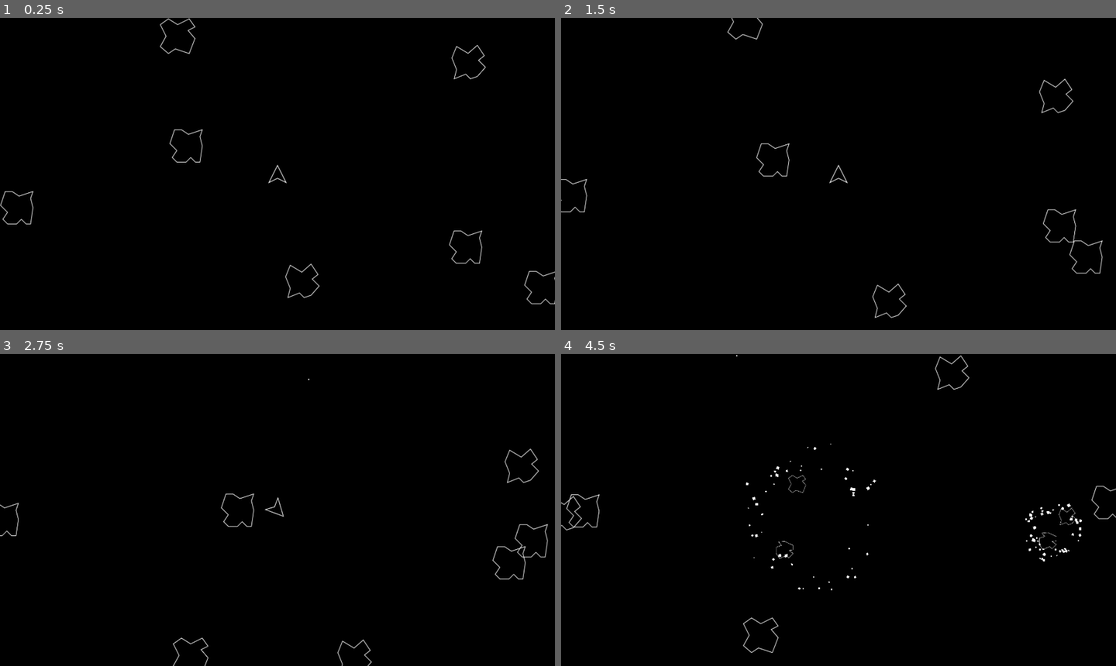
Above: before the commit, frames 1-4 (two rows, left to right).
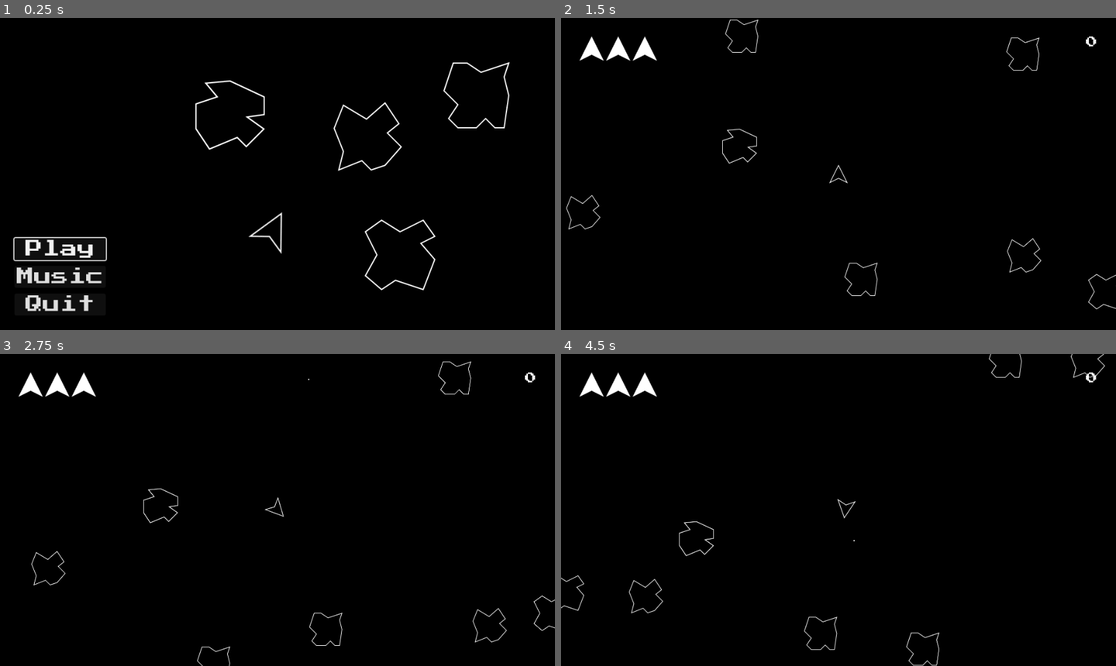
Above: after the commit, the same moments.

Repository: deoshreyas/Asteroid-Shooter
Game: Godot game, scene res://Scenes/main_menu.tscn
Same seed, same stepped clock (60 frames per second), same inputs: the game is played once before the commit and once after it. Before the commit the project starts from res://Scenes/world.tscn.
Inputs (mouse positions are in pixels of both pictures, inside the frame that each line leads up to):
- Up to frame 1 (0.25 s): no input
- Up to frame 2 (1.5 s): click (622, 276) at 0.5 s, where only the run after the commit has a clickable "Music"; click (622, 248) at 1.25 s, where only the run after the commit has a clickable "Play"
- Up to frame 3 (2.75 s): hold Right (go_right) from 2.03 s (still down); tap Space (shoot) at 2.1 s
- Up to frame 4 (4.5 s): release Right (go_right) at 2.78 s; hold Left (go_left) 2.78-3.53 s; tap Up (move) at 2.85 s; tap Space (shoot) at 3.05, 3.6, 4.35 s; hold Right (go_right) from 3.53 s (still down)

The runs differ from the first frame. In frame 1, 3.3% of the frame differs, in the area x 0-100%, y 0-94%; in frame 2, 1.7%; in frame 3, 1.7%; in frame 4, 2.0%.

Commit message:
Finish project, Finish SFX, Fix bugs related to UFO, Add Main Menu

Diff:
--- /dev/null
+++ b/Scenes/bgmusic.tscn
@@ -0,0 +1,9 @@
+[gd_scene load_steps=3 format=3 uid="uid://cqwlaiooafey1"]
+
+[ext_resource type="AudioStream" uid="uid://cc7452f3jnrrr" path="res://Assets/SFX/music.mp3" id="1_mtw2d"]
+[ext_resource type="Script" path="res://Scripts/Bgmusic.gd" id="2_63veb"]
+
+[node name="Bgmusic" type="AudioStreamPlayer2D"]
+stream = ExtResource("1_mtw2d")
+autoplay = true
+script = ExtResource("2_63veb")
--- a/Scenes/bullet.tscn
+++ b/Scenes/bullet.tscn
@@ -19,4 +19,5 @@
 
 [node name="VisibleOnScreenNotifier2D" type="VisibleOnScreenNotifier2D" parent="."]
 
+[connection signal="body_entered" from="." to="." method="_on_body_entered"]
 [connection signal="screen_exited" from="VisibleOnScreenNotifier2D" to="." method="_on_visible_on_screen_notifier_2d_screen_exited"]
--- /dev/null
+++ b/Scenes/main_menu.tscn
@@ -0,0 +1,76 @@
+[gd_scene load_steps=9 format=3 uid="uid://s3xpcm3xm6ik"]
+
+[ext_resource type="Script" path="res://Scripts/main_menu.gd" id="1_i62xm"]
+[ext_resource type="FontFile" uid="uid://cnxpdlmys4cvg" path="res://Assets/Fonts/PressStart2P-Regular.ttf" id="2_pe86n"]
+[ext_resource type="Texture2D" uid="uid://d3l4vfso32mgy" path="res://Assets/Sprites/astro2.png" id="3_vv3ts"]
+[ext_resource type="Texture2D" uid="uid://cwi1xeblcxue0" path="res://Assets/Sprites/astro1.png" id="4_jq72x"]
+[ext_resource type="Texture2D" uid="uid://de7i0d68p0clh" path="res://Assets/Sprites/astro3.png" id="5_pqi27"]
+[ext_resource type="Texture2D" uid="uid://0lmhoonw6ei7" path="res://Assets/Sprites/astro4.png" id="6_kjaww"]
+[ext_resource type="Texture2D" uid="uid://dxrnab177077r" path="res://Assets/Sprites/player.png" id="7_bla1p"]
+
+[sub_resource type="Theme" id="Theme_hv0jb"]
+default_font = ExtResource("2_pe86n")
+default_font_size = 30
+
+[node name="MainMenu" type="Control"]
+layout_mode = 3
+anchors_preset = 15
+anchor_right = 1.0
+anchor_bottom = 1.0
+grow_horizontal = 2
+grow_vertical = 2
+script = ExtResource("1_i62xm")
+
+[node name="VBoxContainer" type="VBoxContainer" parent="."]
+layout_mode = 1
+anchors_preset = 2
+anchor_top = 1.0
+anchor_bottom = 1.0
+offset_left = 25.0
+offset_top = -159.0
+offset_right = 183.0
+offset_bottom = -25.0
+grow_vertical = 0
+theme = SubResource("Theme_hv0jb")
+theme_override_constants/separation = 10
+
+[node name="Play" type="Button" parent="VBoxContainer"]
+layout_mode = 2
+focus_neighbor_top = NodePath("../Quit")
+focus_neighbor_bottom = NodePath("../Music")
+text = "Play"
+
+[node name="Music" type="Button" parent="VBoxContainer"]
+layout_mode = 2
+text = "Music"
+
+[node name="Quit" type="Button" parent="VBoxContainer"]
+layout_mode = 2
+focus_neighbor_top = NodePath("../Music")
+focus_neighbor_bottom = NodePath("../Play")
+text = "Quit"
+
+[node name="Astro2" type="Sprite2D" parent="."]
+position = Vector2(634, 207)
+texture = ExtResource("3_vv3ts")
+
+[node name="Astro1" type="Sprite2D" parent="."]
+position = Vector2(398, 168)
+texture = ExtResource("4_jq72x")
+
+[node name="Astro3" type="Sprite2D" parent="."]
+position = Vector2(692, 410)
+texture = ExtResource("5_pqi27")
+
+[node name="Astro4" type="Sprite2D" parent="."]
+position = Vector2(824, 134)
+texture = ExtResource("6_kjaww")
+
+[node name="Player" type="Sprite2D" parent="."]
+position = Vector2(473, 365)
+rotation = 0.476475
+texture = ExtResource("7_bla1p")
+
+[connection signal="pressed" from="VBoxContainer/Play" to="." method="_on_play_pressed"]
+[connection signal="pressed" from="VBoxContainer/Music" to="." method="_on_music_pressed"]
+[connection signal="pressed" from="VBoxContainer/Quit" to="." method="_on_quit_pressed"]
--- a/Scenes/player_ship.tscn
+++ b/Scenes/player_ship.tscn
@@ -6,6 +6,21 @@
 [ext_resource type="PackedScene" uid="uid://cb5sx3c2k62et" path="res://Scenes/bullet.tscn" id="4_h4j0e"]
 [ext_resource type="Texture2D" uid="uid://cp3akjgjnex2u" path="res://Assets/Sprites/throttle.png" id="5_tno82"]
 [ext_resource type="AudioStream" uid="uid://crgxayio8mh7w" path="res://Assets/SFX/player.ogg" id="6_5gi37"]
+
+[sub_resource type="Animation" id="Animation_d2bls"]
+length = 0.001
+tracks/0/type = "value"
+tracks/0/imported = false
+tracks/0/enabled = true
+tracks/0/path = NodePath("EngineSprite:visible")
+tracks/0/interp = 1
+tracks/0/loop_wrap = true
+tracks/0/keys = {
+"times": PackedFloat32Array(0),
+"transitions": PackedFloat32Array(1),
+"update": 1,
+"values": [false]
+}
 
 [sub_resource type="Animation" id="Animation_ryqxs"]
 resource_name = "engine_on"
@@ -21,21 +36,6 @@
 "transitions": PackedFloat32Array(1, 1),
 "update": 1,
 "values": [true, false]
-}
-
-[sub_resource type="Animation" id="Animation_d2bls"]
-length = 0.001
-tracks/0/type = "value"
-tracks/0/imported = false
-tracks/0/enabled = true
-tracks/0/path = NodePath("EngineSprite:visible")
-tracks/0/interp = 1
-tracks/0/loop_wrap = true
-tracks/0/keys = {
-"times": PackedFloat32Array(0),
-"transitions": PackedFloat32Array(1),
-"update": 1,
-"values": [false]
 }
 
 [sub_resource type="AnimationLibrary" id="AnimationLibrary_pitlu"]
--- a/Scenes/ui_layer.tscn
+++ b/Scenes/ui_layer.tscn
@@ -1,10 +1,17 @@
-[gd_scene format=3 uid="uid://du6i80a8pitl6"]
+[gd_scene load_steps=3 format=3 uid="uid://du6i80a8pitl6"]
+
+[ext_resource type="Script" path="res://Scripts/ui.gd" id="1_prhxi"]
+[ext_resource type="FontFile" uid="uid://cnxpdlmys4cvg" path="res://Assets/Fonts/PressStart2P-Regular.ttf" id="2_sxu2q"]
 
 [node name="UILayer" type="CanvasLayer"]
+script = ExtResource("1_prhxi")
 
 [node name="MarginContainer" type="MarginContainer" parent="."]
-offset_right = 40.0
-offset_bottom = 40.0
+anchors_preset = 15
+anchor_right = 1.0
+anchor_bottom = 1.0
+grow_horizontal = 2
+grow_vertical = 2
 theme_override_constants/margin_left = 32
 theme_override_constants/margin_top = 32
 theme_override_constants/margin_right = 32
@@ -12,26 +19,54 @@
 
 [node name="LivesContaier" type="HBoxContainer" parent="MarginContainer"]
 layout_mode = 2
+size_flags_horizontal = 0
+size_flags_vertical = 0
 
-[node name="ScooreContainer" type="HBoxContainer" parent="MarginContainer"]
+[node name="ScoreContainer" type="HBoxContainer" parent="MarginContainer"]
 layout_mode = 2
+size_flags_horizontal = 8
 
-[node name="Label" type="Label" parent="MarginContainer/ScooreContainer"]
+[node name="Score" type="Label" parent="MarginContainer/ScoreContainer"]
 layout_mode = 2
+size_flags_vertical = 0
+theme_override_fonts/font = ExtResource("2_sxu2q")
+theme_override_font_sizes/font_size = 20
+text = "0"
 
 [node name="MarginContainer2" type="MarginContainer" parent="."]
-offset_right = 65.0
-offset_bottom = 87.0
+anchors_preset = 14
+anchor_top = 0.5
+anchor_right = 1.0
+anchor_bottom = 0.5
+offset_top = -32.0
+offset_bottom = 32.0
+grow_horizontal = 2
+grow_vertical = 2
 theme_override_constants/margin_left = 32
 theme_override_constants/margin_top = 32
 theme_override_constants/margin_right = 32
 theme_override_constants/margin_bottom = 32
 
-[node name="LivesContaier" type="HBoxContainer" parent="MarginContainer2"]
+[node name="VBoxContainer" type="VBoxContainer" parent="MarginContainer2"]
 layout_mode = 2
+theme_override_constants/separation = 25
 
-[node name="ScooreContainer" type="HBoxContainer" parent="MarginContainer2"]
+[node name="GameOverLabel" type="Label" parent="MarginContainer2/VBoxContainer"]
+visible = false
 layout_mode = 2
+size_flags_horizontal = 3
+size_flags_vertical = 1
+theme_override_fonts/font = ExtResource("2_sxu2q")
+theme_override_font_sizes/font_size = 50
+text = "Game Over!"
+horizontal_alignment = 1
 
-[node name="Label" type="Label" parent="MarginContainer2/ScooreContainer"]
+[node name="PlayTime" type="Label" parent="MarginContainer2/VBoxContainer"]
+visible = false
 layout_mode = 2
+size_flags_horizontal = 3
+size_flags_vertical = 1
+theme_override_fonts/font = ExtResource("2_sxu2q")
+theme_override_font_sizes/font_size = 25
+text = "Playtime: 0.0"
+horizontal_alignment = 1
--- a/Scenes/world.tscn
+++ b/Scenes/world.tscn
@@ -1,9 +1,10 @@
-[gd_scene load_steps=5 format=3 uid="uid://cubdsau7gep4q"]
+[gd_scene load_steps=6 format=3 uid="uid://cubdsau7gep4q"]
 
 [ext_resource type="PackedScene" uid="uid://d171ojesuwkt" path="res://Scenes/player_ship.tscn" id="1_21phs"]
 [ext_resource type="PackedScene" uid="uid://cxwiweku2uv23" path="res://Scenes/asteroid_spawner.tscn" id="2_f38y7"]
 [ext_resource type="PackedScene" uid="uid://1iunr85mqman" path="res://Scenes/ufo_spawner.tscn" id="3_fx1l4"]
 [ext_resource type="Script" path="res://Scripts/LivesManager.gd" id="4_gadmw"]
+[ext_resource type="PackedScene" uid="uid://du6i80a8pitl6" path="res://Scenes/ui_layer.tscn" id="5_0dacn"]
 
 [node name="World" type="Node"]
 
@@ -18,3 +19,9 @@
 
 [node name="LivesManager" type="Node" parent="."]
 script = ExtResource("4_gadmw")
+
+[node name="UILayer" parent="." instance=ExtResource("5_0dacn")]
+
+[connection signal="game_won" from="AsteroidSpawner" to="UILayer" method="_on_asteroid_spawner_game_won"]
+[connection signal="update_points" from="AsteroidSpawner" to="UILayer" method="_on_asteroid_spawner_update_points"]
+[connection signal="player_death" from="LivesManager" to="UILayer" method="_on_lives_manager_player_death"]
--- a/Scripts/AsteroidSpawner.gd
+++ b/Scripts/AsteroidSpawner.gd
@@ -1,13 +1,23 @@
 extends Node
 class_name AsteroidSpawner
 
+signal update_points(points: int)
+signal game_won
+
 @export var asteroid_scene : PackedScene
 
+@export var base_asteroid_points = 50
+
 @export var count = 7
+
+var points = 0
+var total_asteroids_count = 0
+var destroyed_asteroids_count = 0
 
 const utils = preload("res://Scripts/utilities.gd")
 
 func _ready():
+	total_asteroids_count = count * 7
 	for i in range(count):
 		var spawn_position = get_random_position()
 		instantiate_asteroid(utils.size.BIG, spawn_position)
@@ -42,6 +52,13 @@
 	asteroid.on_asteroid_destroyed.connect(asteroid_destroyed)
 
 func asteroid_destroyed(size: utils.size, position: Vector2):
+	points += base_asteroid_points * (size + 1)
+	update_points.emit(points)
+	destroyed_asteroids_count += 1
+
+	if destroyed_asteroids_count==total_asteroids_count:
+		game_won.emit()
+
 	if size <= 2:
 		for i in range(2):
 			instantiate_asteroid(size, position)
--- /dev/null
+++ b/Scripts/Bgmusic.gd
@@ -0,0 +1,4 @@
+extends AudioStreamPlayer2D
+
+func _ready():
+	play()
--- a/Scripts/Muzzle.gd
+++ b/Scripts/Muzzle.gd
@@ -11,3 +11,4 @@
 		bullet_shot.direction = Vector2(0, 1).rotated(get_parent().rotation)
 		bullet_shot.position = global_position
 		shoot_audio.play()
+		bullet_shot.add_to_group("PlayerBullet")
--- a/Scripts/asteroid.gd
+++ b/Scripts/asteroid.gd
@@ -74,6 +74,6 @@
 	on_asteroid_destroyed.emit(new_asteroid_size, global_position)
 
 func _on_area_entered(area):
-	if area is Bullet:
+	if area is Bullet and area.is_in_group("PlayerBullet"):
 		area.queue_free()
 		destroy_self()
--- a/Scripts/bullet.gd
+++ b/Scripts/bullet.gd
@@ -10,3 +10,9 @@
 
 func _on_visible_on_screen_notifier_2d_screen_exited():
 	queue_free()
+
+func _on_body_entered(body):
+	if body is PlayerShip and self.is_in_group("UFOBullet") and !(body as PlayerShip).isImmune:
+		(body as PlayerShip).player_died.emit()
+		body.queue_free()
+		queue_free()
--- /dev/null
+++ b/Scripts/main_menu.gd
@@ -0,0 +1,20 @@
+extends Control
+
+var muted = false
+
+func _ready():
+	$VBoxContainer/Play.grab_focus()
+
+func _on_play_pressed():
+	get_tree().change_scene_to_file("res://Scenes/world.tscn")
+
+func _on_music_pressed():
+	if muted:
+		AudioServer.set_bus_mute(AudioServer.get_bus_index("Master"), false)
+		muted = false
+	else:
+		AudioServer.set_bus_mute(AudioServer.get_bus_index("Master"), true)
+		muted = true
+
+func _on_quit_pressed():
+	get_tree().quit()
--- a/Scripts/ufo.gd
+++ b/Scripts/ufo.gd
@@ -26,6 +26,7 @@
 	get_tree().root.add_child(bullet)
 	bullet.position = global_position
 	bullet.direction = get_random_dir()
+	bullet.add_to_group("UFOBullet")
 
 func get_random_dir():
 	var node_y = get_global_transform().origin.y
--- /dev/null
+++ b/Scripts/ui.gd
@@ -0,0 +1,45 @@
+extends CanvasLayer
+
+var life_texture = preload("res://Assets/Sprites/lives.png")
+var death_texture = preload("res://Assets/Sprites/player.png")
+
+@onready var LivesContainer = $MarginContainer/LivesContaier
+@onready var LivesManager = get_parent().get_child(4)
+@onready var GameOverLabel = $MarginContainer2/VBoxContainer/GameOverLabel
+@onready var PlaytimeLabel = $MarginContainer2/VBoxContainer/PlayTime
+@onready var ScoreLabel = $MarginContainer/ScoreContainer/Score
+var playtime = 0
+
+func _process(delta):
+	playtime += delta
+
+func _ready():
+	var count = LivesManager.lives
+	for i in range(count):
+		var life_texture_rect = TextureRect.new()
+		life_texture_rect.expand_mode = TextureRect.EXPAND_FIT_WIDTH
+		life_texture_rect.stretch_mode = TextureRect.STRETCH_SCALE
+		life_texture_rect.texture = life_texture
+		life_texture_rect.custom_minimum_size = Vector2(42, 42)
+		LivesContainer.add_child(life_texture_rect)
+
+func _on_lives_manager_player_death(lives_left):
+	var life_texture_rect : TextureRect = LivesContainer.get_child(lives_left)
+	life_texture_rect.texture = death_texture
+	if lives_left==0:
+		GameOverLabel.visible = true
+		playtime = snapped(playtime, 0.01)
+		PlaytimeLabel.text = "Playtime: " + str(playtime)
+		PlaytimeLabel.visible = true
+		get_tree().paused = true
+
+func _on_asteroid_spawner_update_points(points):
+	ScoreLabel.text = str(points)
+
+func _on_asteroid_spawner_game_won():
+	GameOverLabel.text = "You Won!"
+	GameOverLabel.visible= true
+	playtime = snapped(playtime, 0.01)
+	PlaytimeLabel.text = "Playtime: " + str(playtime)
+	PlaytimeLabel.visible = true
+	get_tree().paused = true
--- a/project.godot
+++ b/project.godot
@@ -11,9 +11,13 @@
 [application]
 
 config/name="Asteroid Shooters"
-run/main_scene="res://Scenes/world.tscn"
+run/main_scene="res://Scenes/main_menu.tscn"
 config/features=PackedStringArray("4.0", "GL Compatibility")
 config/icon="res://icon.svg"
+
+[autoload]
+
+Bgmusic="*res://Scenes/bgmusic.tscn"
 
 [display]
 
Not shown, removed: Assets/SFX/engine.ogg.import
Not shown, removed: Assets/SFX/explosion.ogg.import
Not shown, added: Assets/SFX/music.mp3.import
Not shown, removed: Assets/SFX/ufo.ogg.import
Not shown, removed: Assets/SFX/ufo_hit.ogg.import
Not shown, removed: Assets/SFX/engine.ogg
Not shown, removed: Assets/SFX/explosion.ogg
Not shown, added: Assets/SFX/music.mp3
Not shown, removed: Assets/SFX/ufo.ogg
Not shown, removed: Assets/SFX/ufo_hit.ogg
